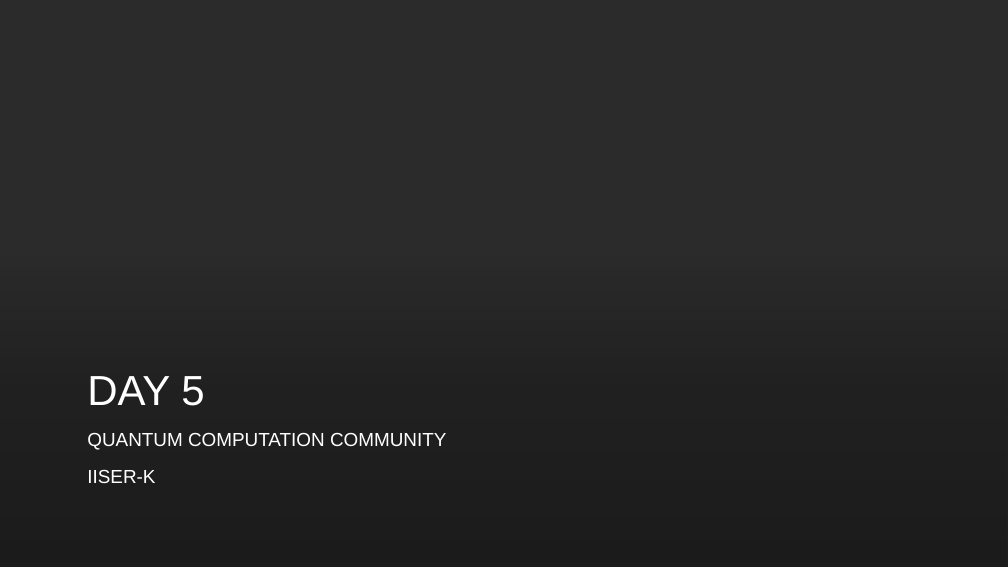
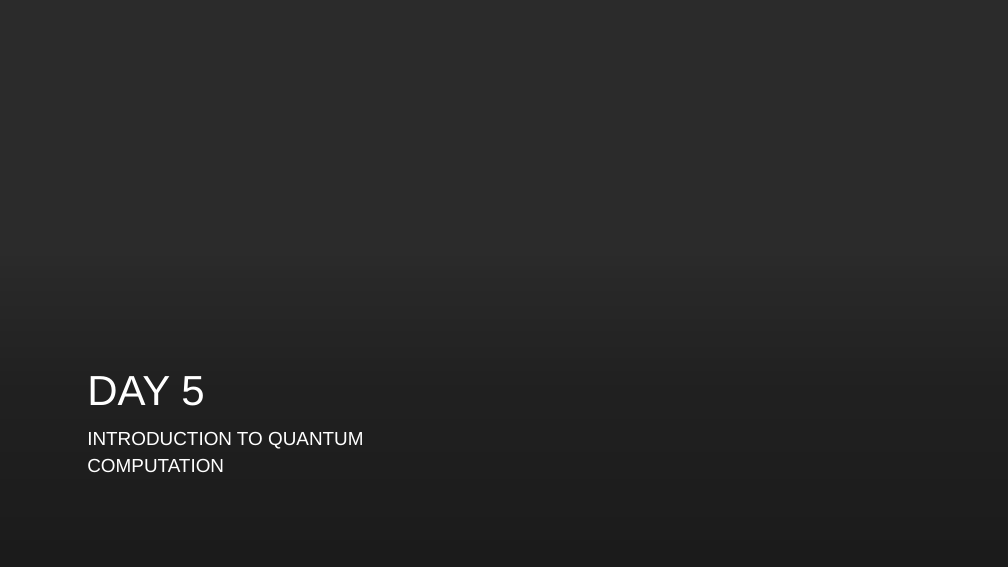
Before and after one commit to QCC-IISERK/Introduction_To_Quantum_Computation, a slide deck: slide 1 of Day5_Programing_with_QISKIT/Day5.pptx. Drawn at 1008x567 pixels with LibreOffice and Linux fonts; fonts in the diff are those of the drawing; background and template pictures are left out; a plain dark background stands for a picture behind light text. Boxes give left, top, right and bottom in pixels: in the first picture for what was removed or moved away, otherwise in the second. Text is boxed around its words. In the diff, an @@ line names an element or a change of style, - is before the commit and + after.

```diff
--- a/Day5_Programing_with_QISKIT/Day5.pptx
+++ b/Day5_Programing_with_QISKIT/Day5.pptx
@@ subtitle at <box>87,432,363,472</box>: text changed @@
-QUANTUM COMPUTATION COMMUNITY
-IISER-K
+INTRODUCTION TO QUANTUM COMPUTATION
```
Also in this commit, not shown: 17 other files.
